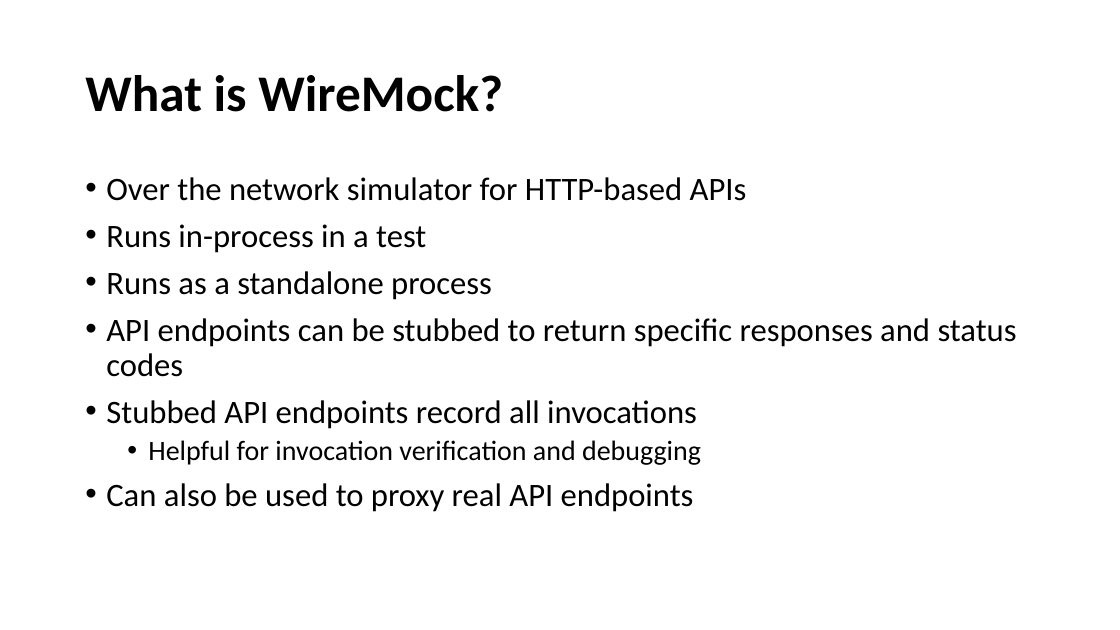
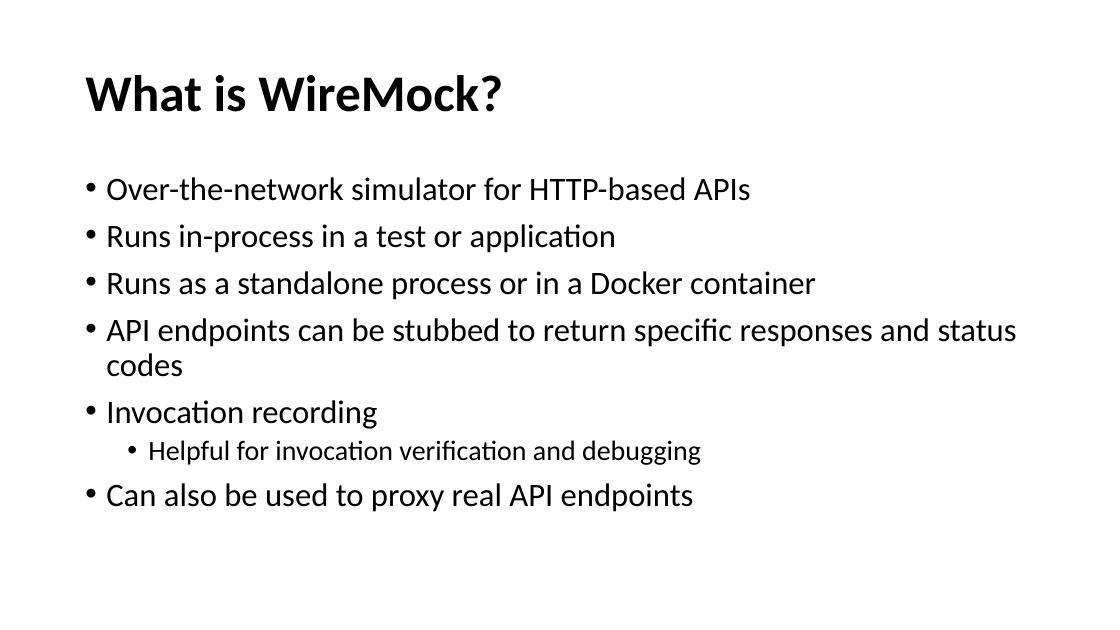
Before and after one commit to cebartling/test-driven, a slide deck: slide 2 of presentations/Introduction to WireMock.pptx. Drawn at 1120x630 pixels with LibreOffice and Linux fonts; fonts in the diff are those of the drawing. Boxes give left, top, right and bottom in pixels: in the first picture for what was removed or moved away, otherwise in the second. Text is boxed around its words. In the diff, an @@ line names an element or a change of style, - is before the commit and + after.

Commit message:
Presentation updates

```diff
--- a/presentations/Introduction to WireMock.pptx
+++ b/presentations/Introduction to WireMock.pptx
@@ text at box(106, 177, 816, 300): text changed @@
-• Over the network simulator for HTTP-based APIs
-• Runs in-process in a test
-• Runs as a standalone process
+• Over-the-network simulator for HTTP-based APIs
+• Runs in-process in a test or application
+• Runs as a standalone process or in a Docker container
@@ text at box(106, 400, 378, 429): text changed @@
-• Stubbed API endpoints record all invocations
+• Invocation recording
```
